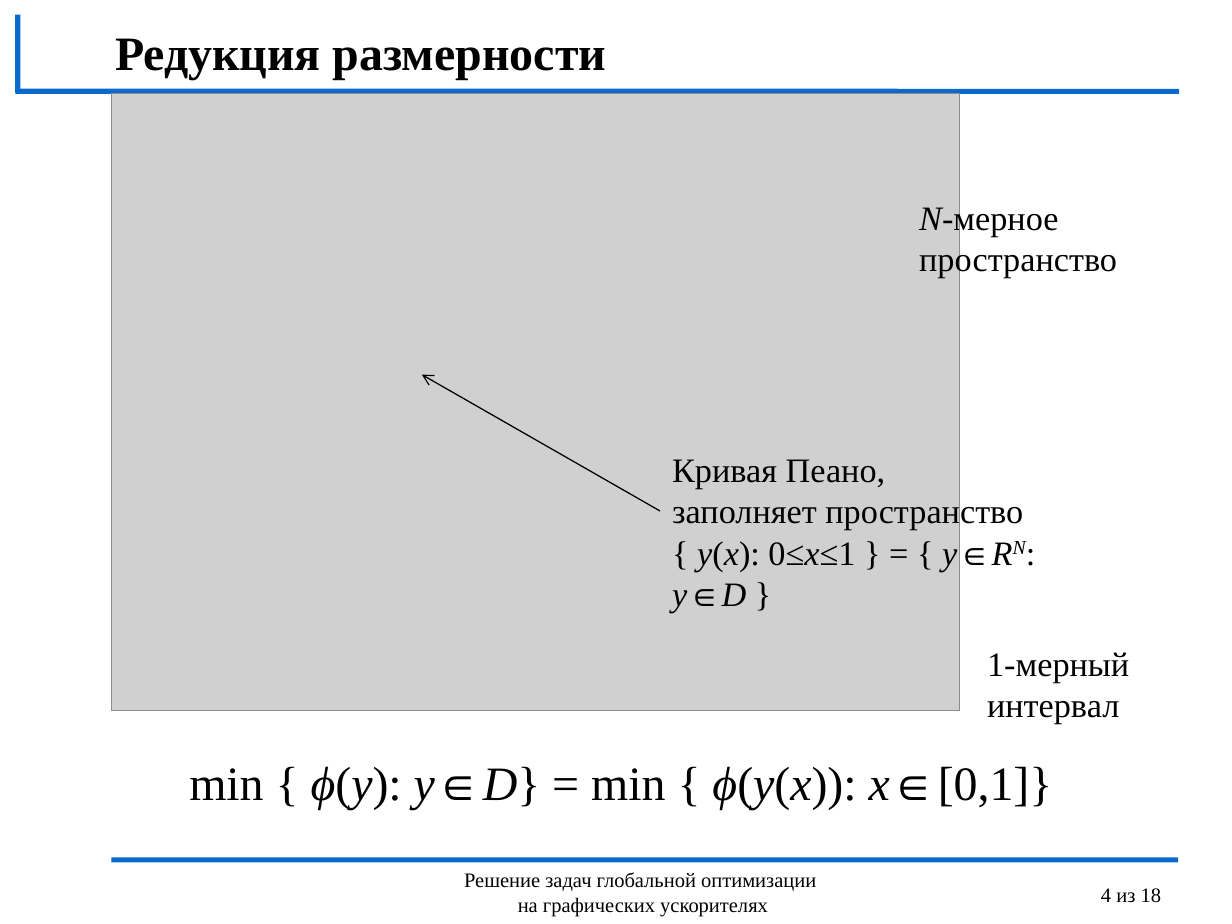
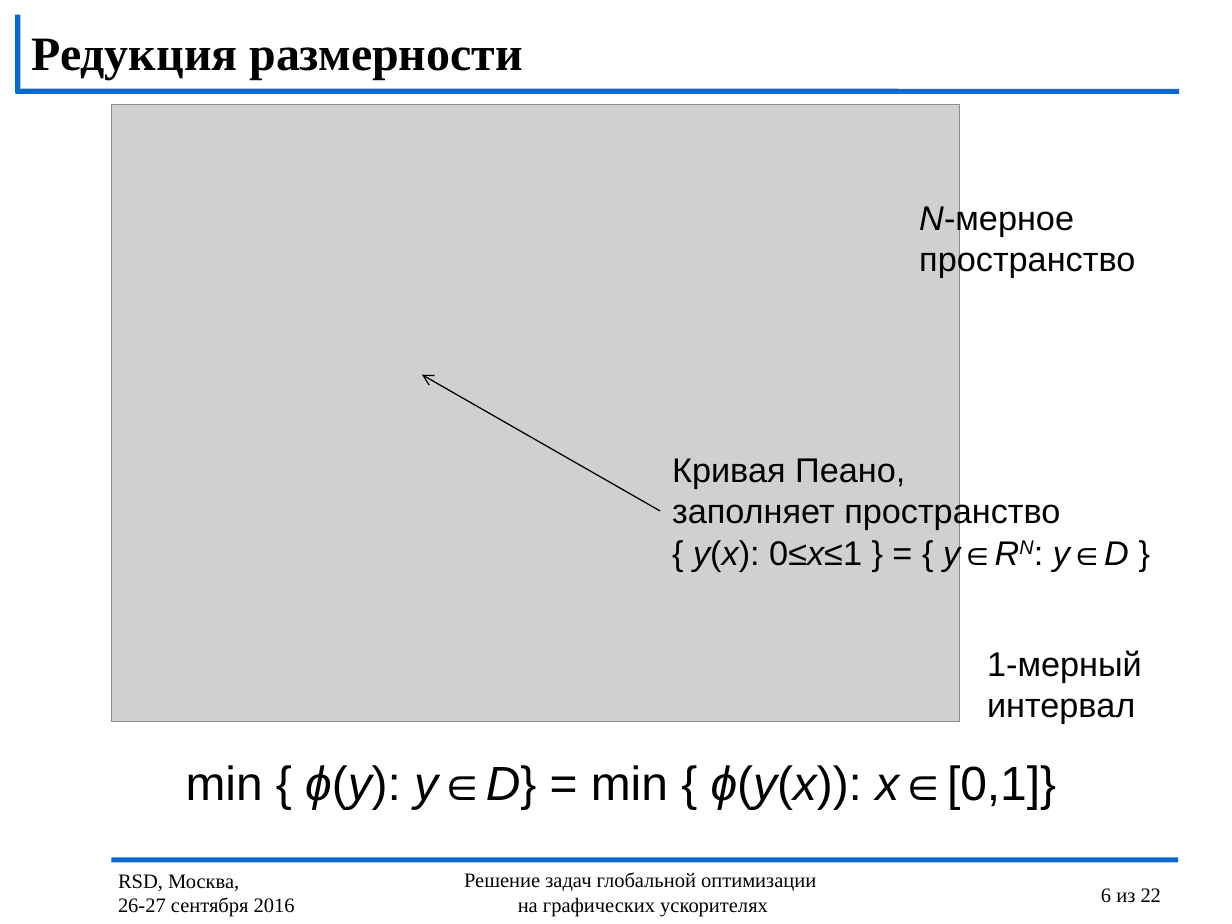
Before and after one commit to kabarkalov/GlobOptPapers, a slide deck: slide 6 of 2016/RSD/RSD_Lebedev.pptx (slide 4 before the commit). Drawn at 1232x924 pixels with LibreOffice and Linux fonts; fonts in the diff are those of the drawing; grey boxes stand for pictures; background and template pictures are left out. Boxes give left, top, right and bottom in pixels: in the first picture for what was removed or moved away, otherwise in the second. Text is boxed around its words. In the diff, an @@ line names an element or a change of style, - is before the commit and + after.

```diff
--- a/2016/RSD/RSD_Lebedev.pptx
+++ b/2016/RSD/RSD_Lebedev.pptx
@@ title "Редукция размерности": place and size @@
-title "Редукция размерности" at (115, 38, 606, 80)
+title "Редукция размерности" at (32, 38, 522, 80)
@@ picture: place and size @@
-picture at (112, 94, 961, 711)
+picture at (111, 105, 960, 722)
@@ font Times New Roman to Arial in 4 elements at (186, 765, 1056, 809), (672, 458, 1129, 571), (987, 650, 1142, 724), (919, 203, 1135, 278) @@
@@ text added at (118, 874, 295, 917), 12 pt, text #000000 @@
+RSD, Москва,
+26-27 сентября 2016
@@ page number at (1101, 888, 1161, 903): text changed @@
-4 из 18
+6 из 22
```
Also in this commit, not shown: 17 other slides changed, 4 slides added.
